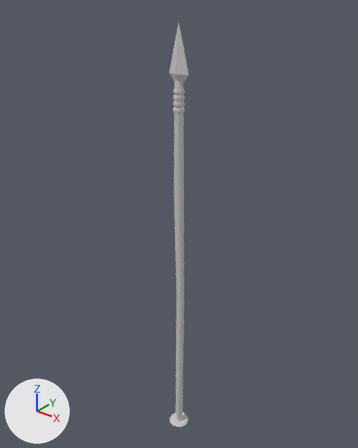
One commit to the FBX model Unity/Assets/3D/Traps/Spikes/Spikes.FBX: the scene before it, then after it.
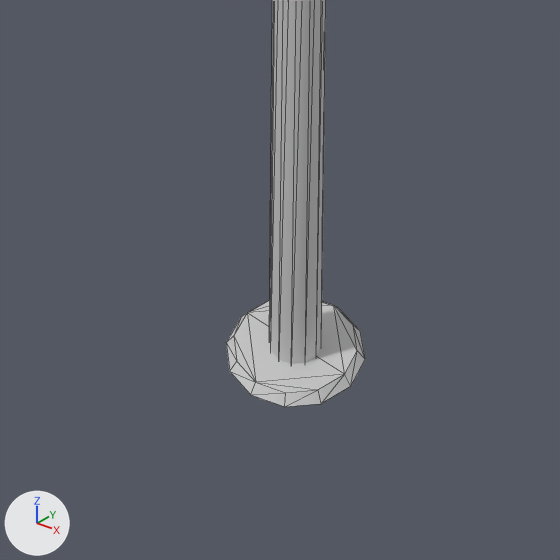
The first picture shows the older version from a camera (50 mm lens) standing at (0.965, -1.206, 1.673) and looking at (-0.034, 0.042, 0.899). The close-ups show both versions on the part from 39% to 60% of the width and 83% to 100% of the height of that picture; other places that the commit changed are outside them. Arrows for +X, +Y and +Z are at lower left; the lights stay in place. The close-ups show mesh edges as thin lines. Where no turn or scale is listed for an object, it has been applied to the vertices.

The first close-up shows 'Spike', 'Spikes_Hole'.
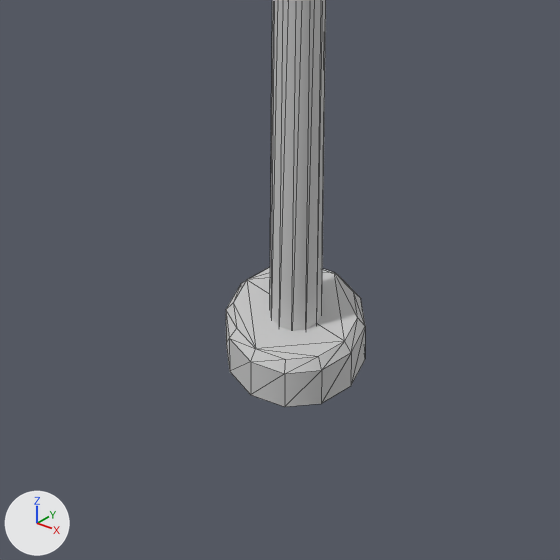
Patch to the scene script:
```diff
--- a/Unity/Assets/3D/Traps/Spikes/Spikes.FBX.py
+++ b/Unity/Assets/3D/Traps/Spikes/Spikes.FBX.py
@@ me_mesh @@
 # used by ob_spikes_hole; location = (0.0, 0.0, 0.0)
-me_mesh.from_pydata(...)  # 24 vertices, 34 faces; spans x -0.0407..0.0407, y -0.0407..0.0407, z 0.0..0.0062
+me_mesh.from_pydata(...)  # 36 vertices, 58 faces; spans x -0.0407..0.0407, y -0.0407..0.0407, z 0.0..0.0323
+# me_mesh part 1
+# 12 vertices are removed from x -0.0361..0.0361, y -0.0361..0.0361, z 0.0062
+# 34 faces are deleted
+# 12 vertices are added at x -0.0361..0.0361, y -0.0361..0.0361, z 0.0323
+# 12 new vertices lie (0.0, 0.0, 0.0261) away from vertices in x -0.0407..0.0407, y -0.0407..0.0407, z 0.0
+# 58 new faces join them
 me_mesh.materials.append(mat_spikes)
```

Boxes [x1, y1, x2, y2] around the edits, measured in the close-ups (560 x 560 px):
'Spikes_Hole', reshaped (31% taller)
    before: [226, 300, 365, 407]
    after: [226, 267, 365, 407]
